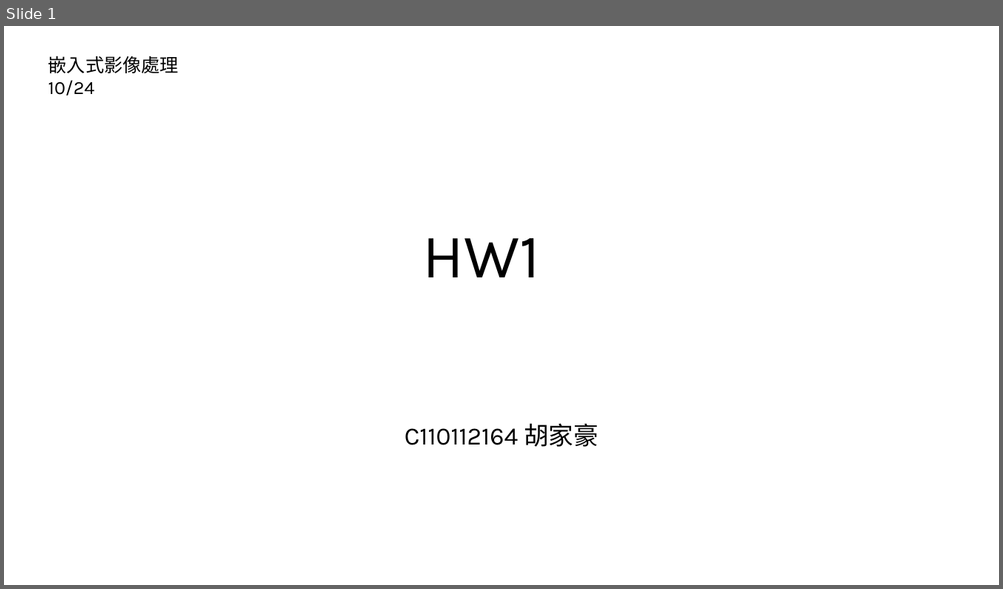
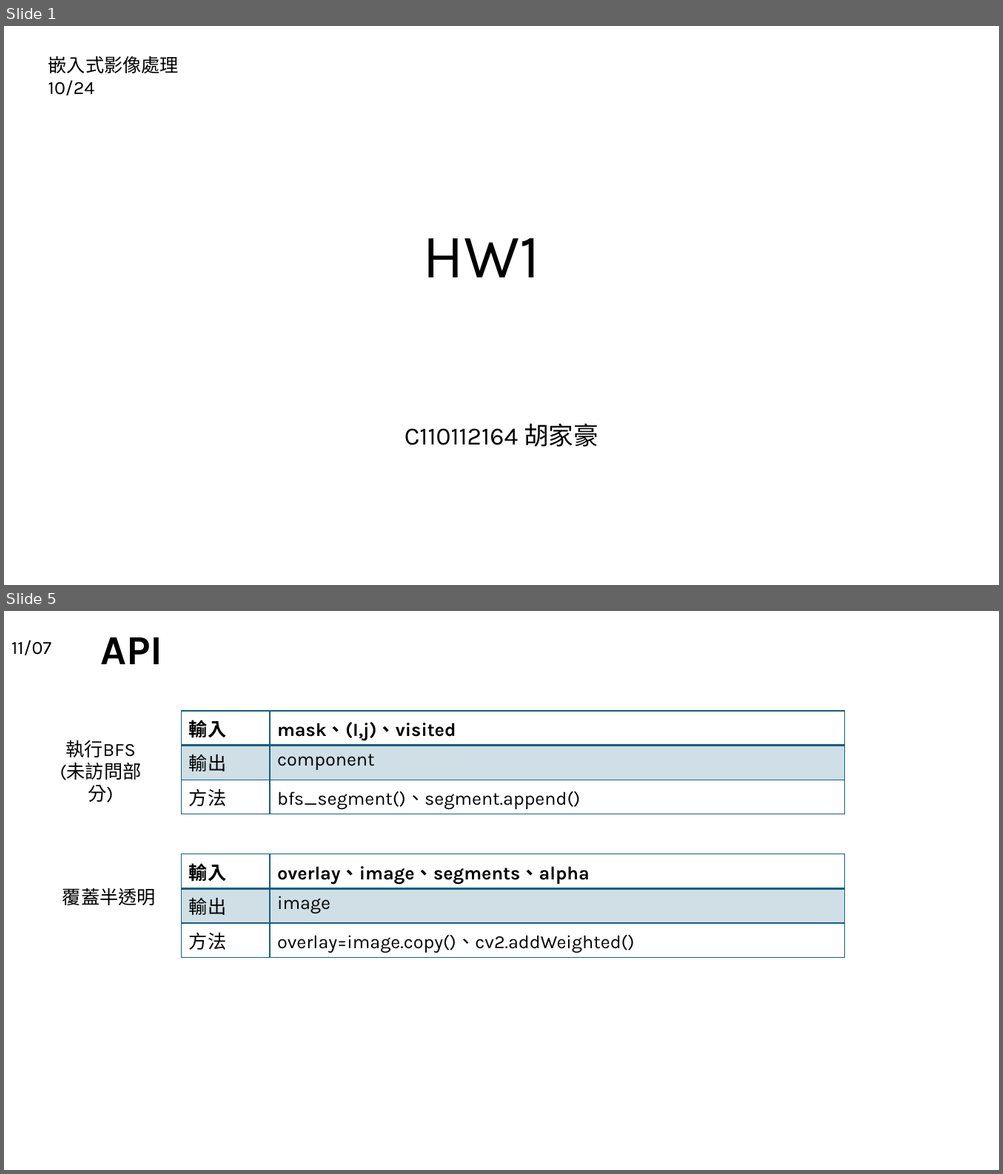
Before and after one commit to 121865/road_segmentation, a slide deck: HW1流程.pptx. Shown one above the other, each under a label of ours: slide 1 before the commit, slides 1 and 5 after it; the slides between them are not shown. The pictures are 1003x589 and 1003x1174 pixels, drawn with LibreOffice and Linux fonts; fonts in the diff are those of the drawing. Boxes give left, top, right and bottom in pixels: in the first picture for what was removed or moved away, otherwise in the second. Text is boxed around its words. In the diff, an @@ line names an element or a change of style, - is before the commit and + after.

```diff
--- a/HW1流程.pptx
+++ b/HW1流程.pptx
@@ slide 5 added at (4,611,999,1170), background #FFFFFF @@
@@ title added at (11,640,51,655), 18 pt, text #000000 @@
+11/07
@@ text added at (100,637,162,664), 40 pt, text #000000, bold @@
+API
@@ table added at (182,711,845,813), 3 rows, 2 columns @@
+輸入 | mask、(I,j)、visited
+輸出 | component
+方法 | bfs_segment()、segment.append()
@@ text added at (60,740,142,803), 18 pt, text #000000 @@
+執行BFS
+(未訪問部分)
@@ table added at (182,854,845,956), 3 rows, 2 columns @@
+輸入 | overlay、image、segments、alpha
+輸出 | image
+方法 | overlay=image.copy()、cv2.addWeighted()
@@ text added at (62,888,156,906), 18 pt, text #000000 @@
+覆蓋半透明
```
Also in this commit, not shown: 1 slide changed, 3 other slides added.
